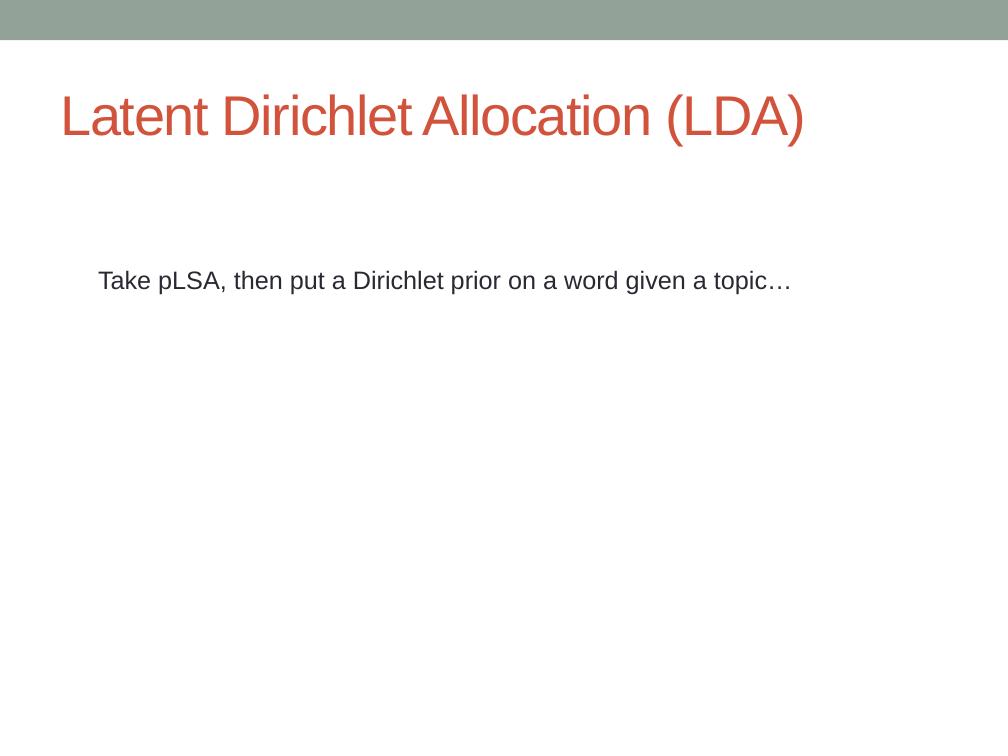
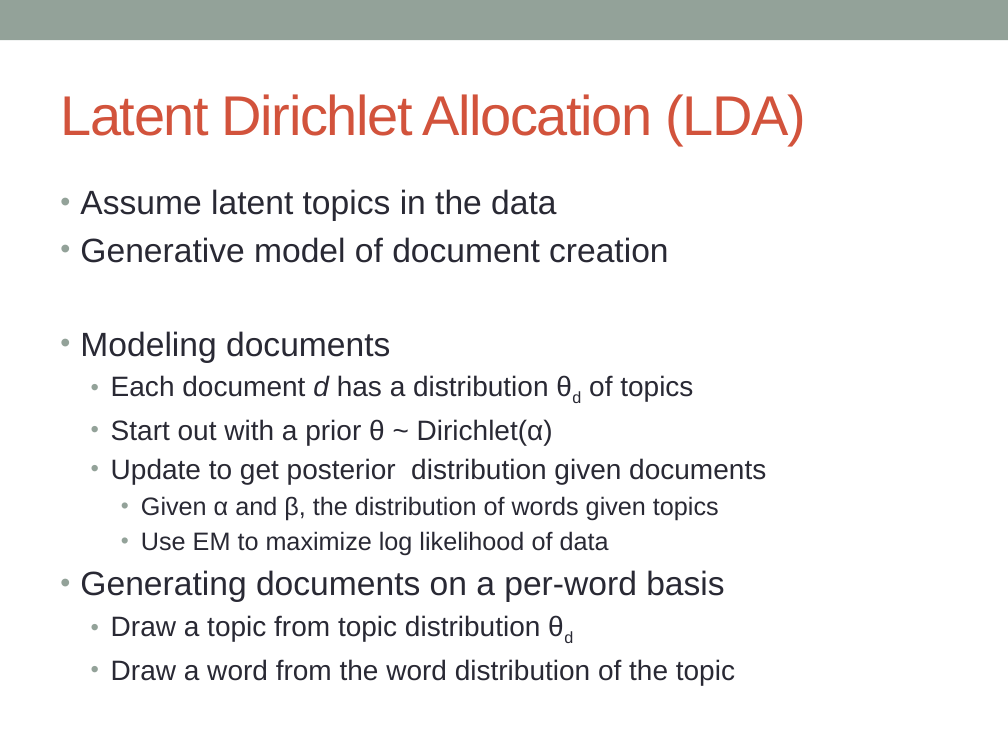
Before and after one commit to markheimann/Bayesian-ML, a slide deck: slide 8 of BMML_Presentation.pptx (slide 7 before the commit). Drawn at 1008x756 pixels with LibreOffice and Linux fonts; fonts in the diff are those of the drawing. Boxes give left, top, right and bottom in pixels: in the first picture for what was removed or moved away, otherwise in the second. Text is boxed around its words. In the diff, an @@ line names an element or a change of style, - is before the commit and + after.

```diff
--- a/BMML_Presentation.pptx
+++ b/BMML_Presentation.pptx
@@ text added at <box>80,189,766,685</box>, 20 pt, text #292934 @@
+• Assume latent topics in the data
+• Generative model of document creation
+• Modeling documents
+  • Each document d has a distribution θd of topics
+  • Start out with a prior θ ~ Dirichlet(α)
+  • Update to get posterior distribution given documents
+    • Given α and β, the distribution of words given topics
+    • Use EM to maximize log likelihood of data
+• Generating documents on a per-word basis
+  • Draw a topic from topic distribution θd
+  • Draw a word from the word distribution of the topic
@@ text removed at <box>98,270,792,295</box> @@
-Take pLSA, then put a Dirichlet prior on a word given a topic…
```
Also in this commit, not shown: 2 other slides changed, 3 slides added, 2 slides removed.
